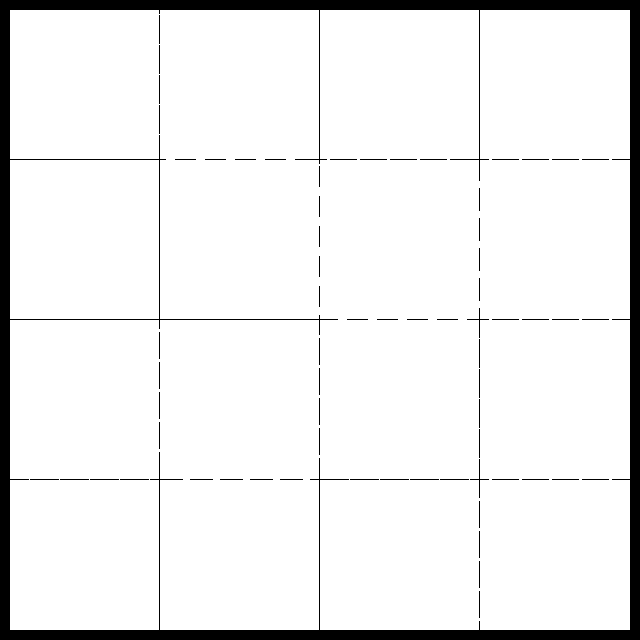
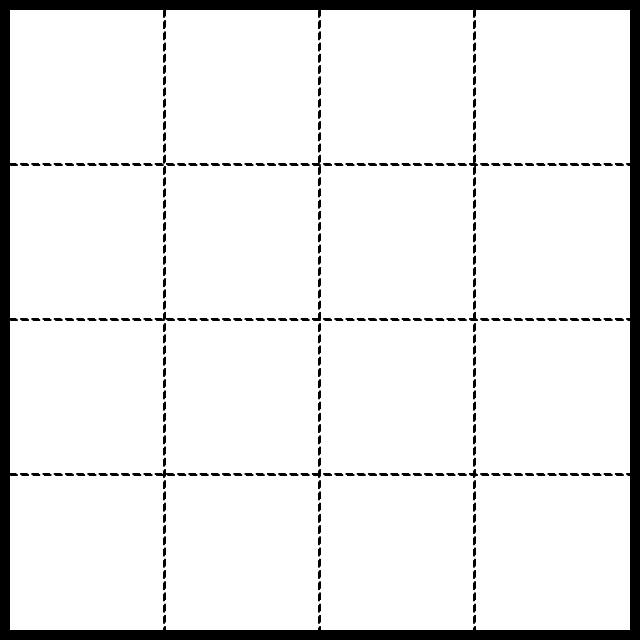
Before/after of a 640×640 layered artwork. What changed in the layer stack:
moved "Rectangle 1" above "Shape 6" over [10, 10, 630, 630]
added layer "Shape 6" above "Shape 5" over [10, 473, 630, 476]
added layer "Shape 5" above "Shape 4" over [10, 318, 630, 321]
added layer "Shape 4" above "Shape 3" over [10, 163, 630, 166]
added layer "Shape 3" above "Shape 2" over [473, 10, 476, 630]
painted on "Shape 2" over [10, 10, 630, 630]
added layer "Shape 1" above "Background" over [163, 10, 166, 630]
